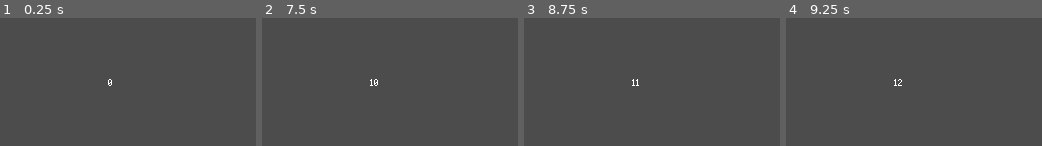
Above: before the commit, frames 1-4 (left to right).
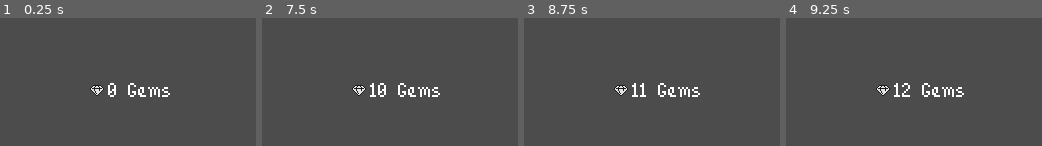
Above: after the commit, the same moments.

Repository: quiet-night-studio/tactile-friend
Game: Godot game, scene res://scenes/Game.tscn
Same seed, same stepped clock (60 frames per second), same inputs: the game is played once before the commit and once after it.
Inputs:
- Up to frame 1 (0.25 s): no input
- Up to frame 2 (7.5 s): tap Enter at 0.5, 2, 3.5 s; hold A (keys) 0.53-1.28 s; tap Space at 1.25, 2.75, 4.25 s; tap A (keys) every 1.5 s from 1.35 to 7.35 s; hold A (keys) 2.03-2.78 s; hold A (keys) 3.53-4.28 s; hold A (keys) 5.03-5.78 s; hold A (keys) 6.53-7.28 s
- Up to frame 3 (8.75 s): hold A (keys) from 8.03 s (still down)
- Up to frame 4 (9.25 s): release A (keys) at 8.78 s; tap A (keys) at 8.85 s

The runs differ from the first frame. In frame 1, 1.1% of the frame differs, in the area x 35-67%, y 47-62%; in frame 2, 1.3%, in the area x 35-70%, y 47-62%; in frame 3, 1.2%; in frame 4, 1.2%.

Commit message:
Changes to HUD
I'm tired and don't want to mess anything up.

Diff:
--- a/scenes/HUD.tscn
+++ b/scenes/HUD.tscn
@@ -1,9 +1,11 @@
-[gd_scene load_steps=4 format=2]
+[gd_scene load_steps=5 format=2]
 
 [ext_resource path="res://scripts/HUD.gd" type="Script" id=1]
 [ext_resource path="res://fonts/BitPotionExt.ttf" type="DynamicFontData" id=2]
+[ext_resource path="res://assets/sprites/gem.png" type="Texture" id=3]
 
 [sub_resource type="DynamicFont" id=1]
+size = 32
 font_data = ExtResource( 2 )
 
 [node name="HUD" type="Control"]
@@ -27,3 +29,9 @@
 margin_right = 20.0
 margin_bottom = 7.0
 custom_fonts/font = SubResource( 1 )
+text = "0"
+
+[node name="Sprite" type="Sprite" parent="TotalCount"]
+position = Vector2( -18, 10 )
+texture = ExtResource( 3 )
+centered = false
--- a/scripts/HUD.gd
+++ b/scripts/HUD.gd
@@ -6,4 +6,4 @@
 	pass
 
 func _process(delta):
-	TotalCountText.text = str(GameManager.TotalCount)
+	TotalCountText.text = str(GameManager.TotalCount) + " Gems"
Binary file added: assets/sprites/gem.png
Not shown, added: assets/sprites/gem.png.import
